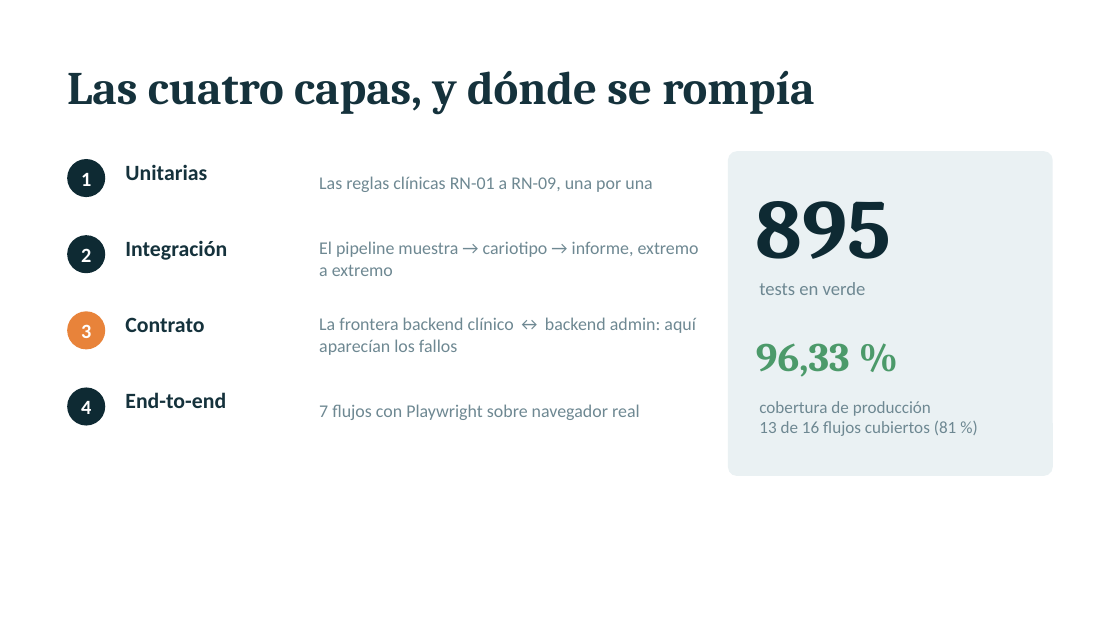
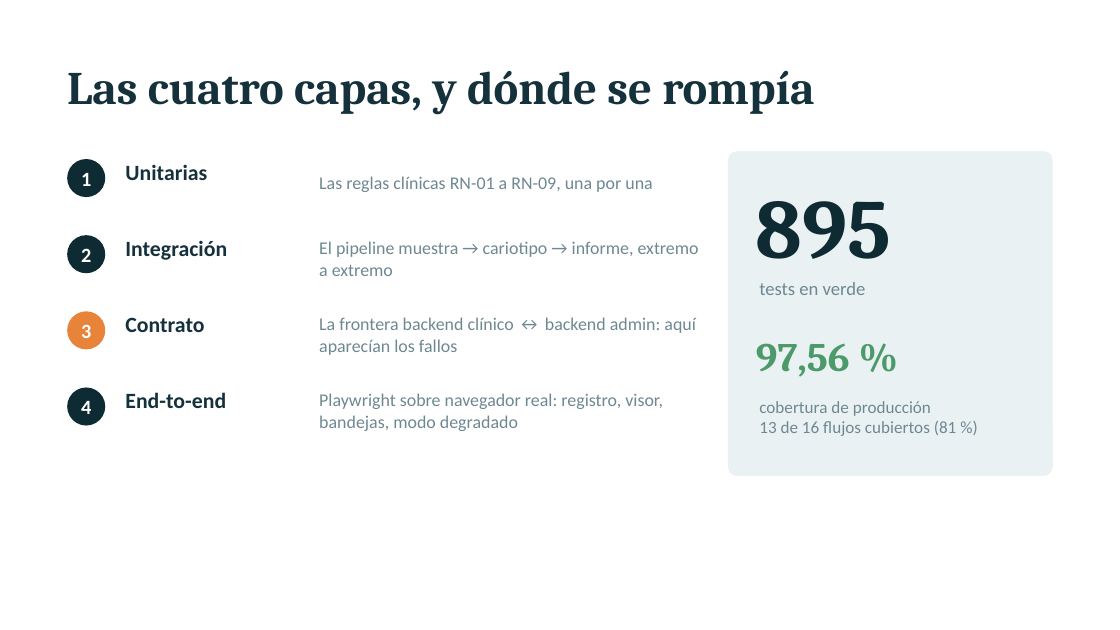
Before and after one commit to guillemc92/karyoumss, a slide deck: slide 2 of docs/BIOMED_defensa_3min.pptx. Drawn at 1120x630 pixels with LibreOffice and Linux fonts; fonts in the diff are those of the drawing. Boxes give left, top, right and bottom in pixels: in the first picture for what was removed or moved away, otherwise in the second. Text is boxed around its words. In the diff, an @@ line names an element or a change of style, - is before the commit and + after.

```diff
--- a/docs/BIOMED_defensa_3min.pptx
+++ b/docs/BIOMED_defensa_3min.pptx
@@ text at (756, 343, 850, 377): text changed @@
-96,33 %
+97,56 %
@@ text at (319, 393, 663, 431): text changed @@
-7 flujos con Playwright sobre navegador real
+Playwright sobre navegador real: registro, visor, bandejas, modo degradado
```
Also in this commit, not shown: 2 other slides changed, 1 slide added, 1 slide removed, 2 other files.
